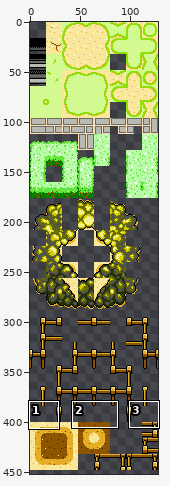
One commit to this sprite sheet: assets/images/tilesets/exteriorTiles.png. The first picture is a wide view before the edit; the outline marks the close-up.
Close-up. Earlier state:
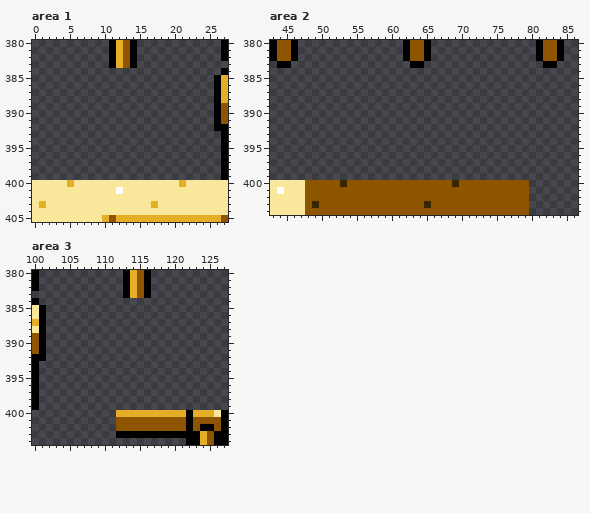
The file is 128x496 pixels. Shown: area 1: x 0..27, y 380..405; area 2: x 43..86, y 380..404; area 3: x 100..127, y 380..404. The old version is drawn lined up with the new one, on the new canvas. The wide view leaves out empty margins.
Now the later version:
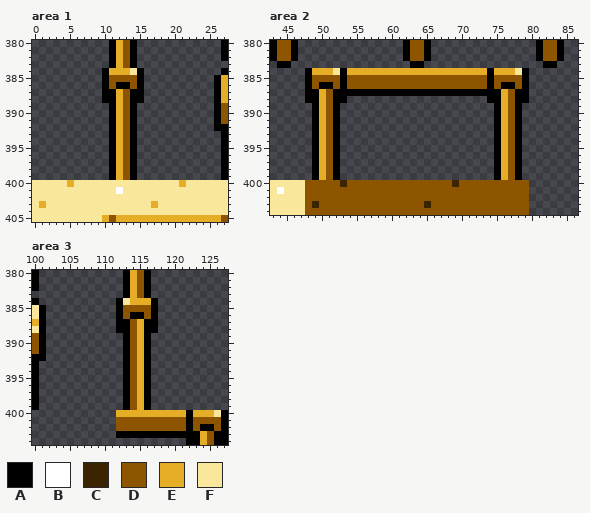
Palette (. is transparent): A #000000  B #ffffff  C #3b2400  D #8d5500  E #e6ad27  F #f9e89b
What changed:
canvas 128x496 -> 128x512
Area 1:
y 384: x 10..15 ...... -> AEEEFA
y 385: x 10..15 ...... -> ADDDDA
y 386: x 10..15 ...... -> ADAADA
y 387..388: x 10..15 ...... -> AAEDAA
y 389..399: x 11..14 .... -> AEDA
Area 2:
y 384: x 48..79 ................................ -> AEEEFAEEEEEEEEEEEEEEEEEEEEAEEEFA
y 385: x 48..79 ................................ -> ADDDDADDDDDDDDDDDDDDDDDDDDADDDDA
y 386: x 48..79 ................................ -> ADAADADDDDDDDDDDDDDDDDDDDDADAADA
y 387: x 48..79 ................................ -> AAEDAAAAAAAAAAAAAAAAAAAAAAAAEDAA
y 388: x 48..53 ...... -> AAEDAA; x 74..79 ...... -> AAEDAA
y 389..399: x 49..52 .... -> AEDA; x 75..78 .... -> AEDA
Area 3:
y 384: x 112..117 ...... -> AFEEEA
y 385: x 112..117 ...... -> ADDDDA
y 386: x 112..117 ...... -> ADAADA
y 387..388: x 112..117 ...... -> AADEAA
y 389..399: x 113..116 .... -> ADEA
